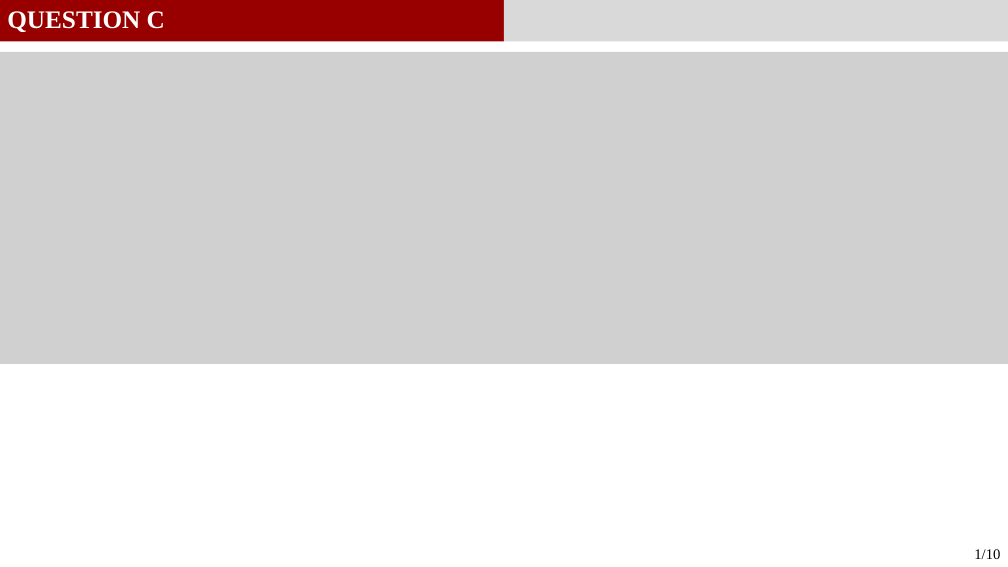
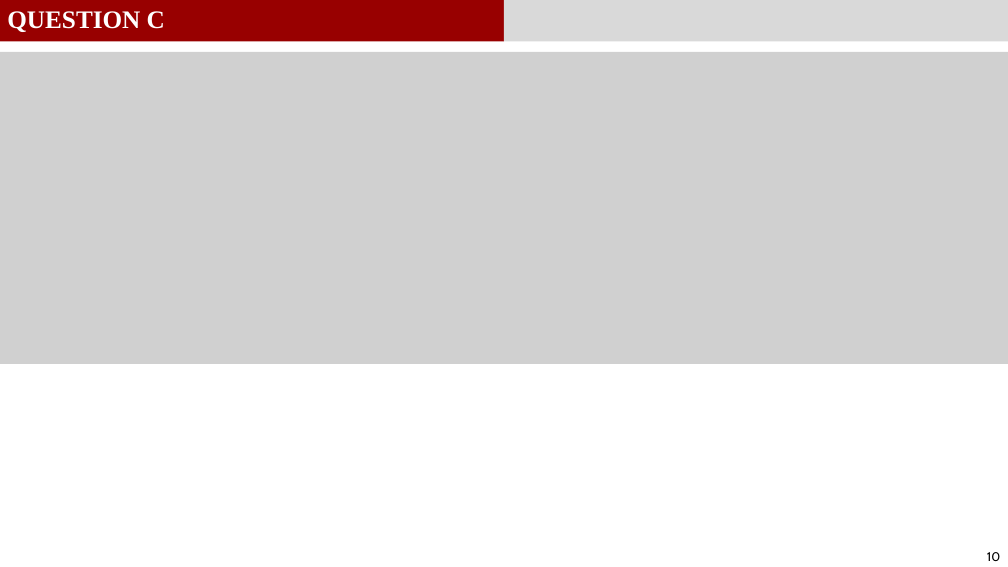
Before and after one commit to GauthierBRUNEL/MEC8211_devoir_3, a slide deck: slide 10 of doc/Rapport_Devoir3.pptx. Drawn at 1008x567 pixels with LibreOffice and Linux fonts; fonts in the diff are those of the drawing; grey boxes stand for pictures. Boxes give left, top, right and bottom in pixels: in the first picture for what was removed or moved away, otherwise in the second. Text is boxed around its words. In the diff, an @@ line names an element or a change of style, - is before the commit and + after.

```diff
--- a/doc/Rapport_Devoir3.pptx
+++ b/doc/Rapport_Devoir3.pptx
@@ page number at (987, 552, 1000, 561): vertical alignment top to middle @@
@@ page number at (987, 552, 1000, 561): text changed; size 14 to 12 pt; font Times New Roman to Cabin @@
-1/10
+10
```
Also in this commit, not shown: 12 other slides changed, 1 other file.
